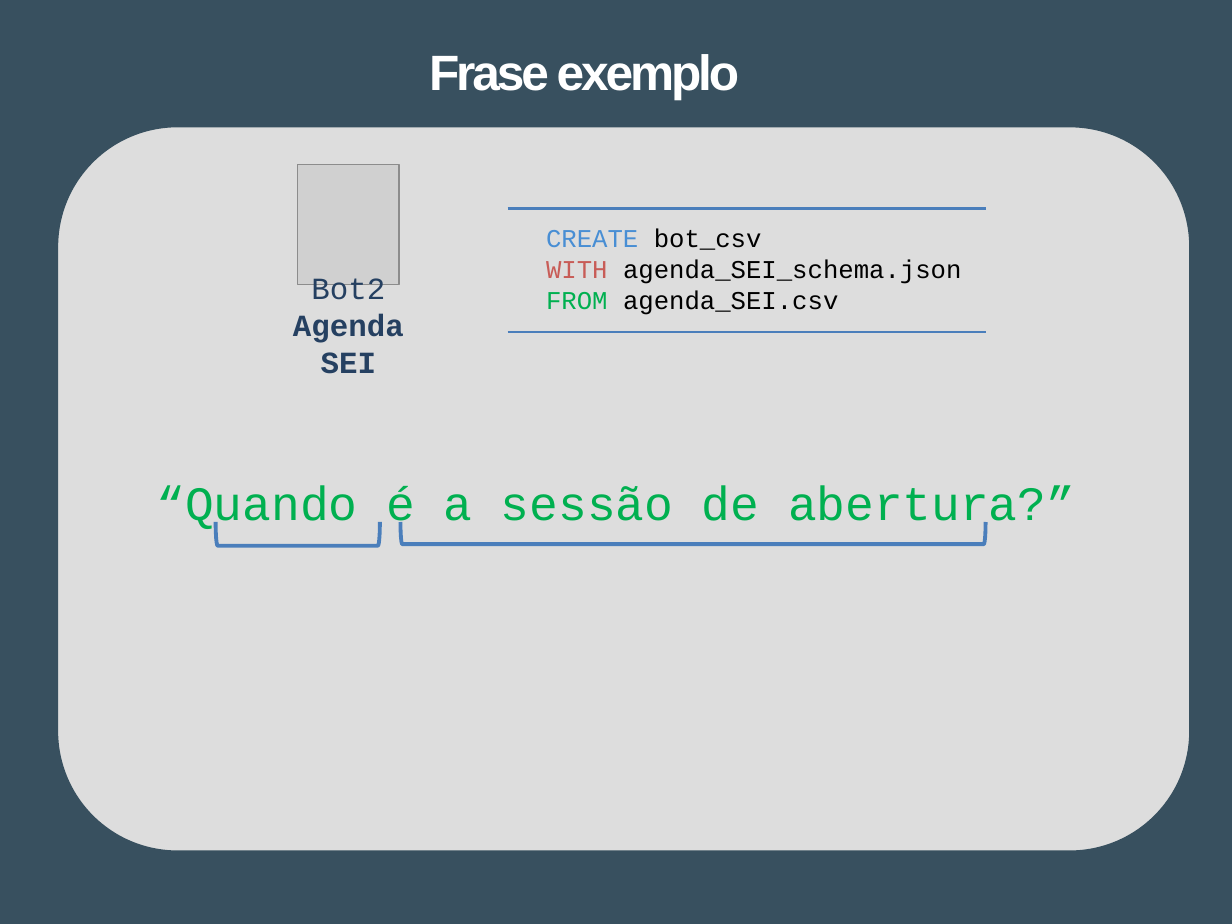
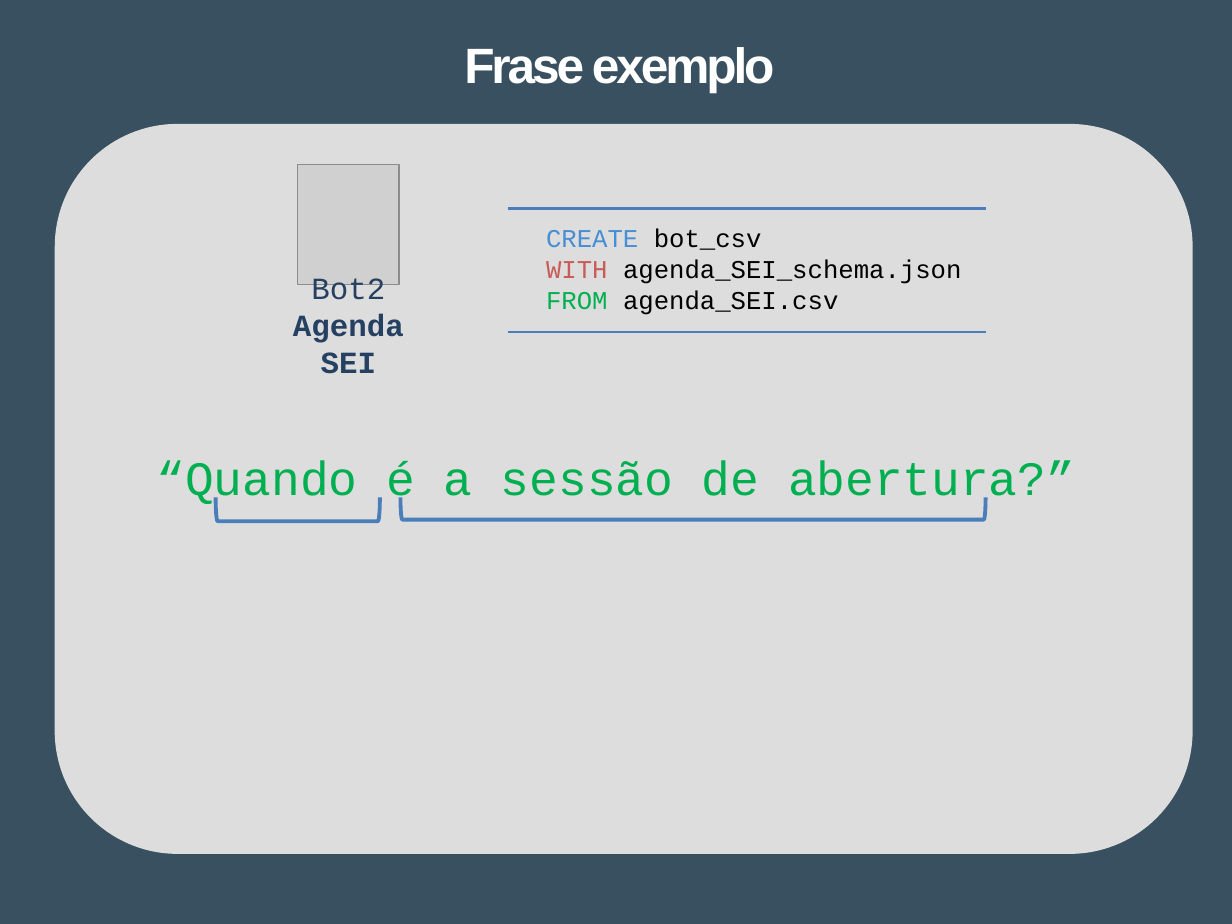
Before and after one commit to Tibblue/PLC, a slide deck: slide 9 of LEI/apresentações/checkpoint2/apresLEI_grupo47.pptx. Drawn at 1232x924 pixels with LibreOffice and Linux fonts; fonts in the diff are those of the drawing; grey boxes stand for pictures. Boxes give left, top, right and bottom in pixels: in the first picture for what was removed or moved away, otherwise in the second. Text is boxed around its words. In the diff, an @@ line names an element or a change of style, - is before the commit and + after.

```diff
--- a/LEI/apresentações/checkpoint2/apresLEI_grupo47.pptx
+++ b/LEI/apresentações/checkpoint2/apresLEI_grupo47.pptx
@@ title "Frase exemplo" moved from (x1=429, y1=54, x2=740, y2=100) to (x1=464, y1=47, x2=775, y2=92) @@
@@ rounded rectangle at (x1=57, y1=126, x2=1191, y2=853): outline #38505F 2 pt to #DDDDDD 2 pt @@
@@ 2 right brackets, 1 text moved together from (x1=157, y1=486, x2=1075, y2=546) to (x1=157, y1=461, x2=1075, y2=521) @@
```
Also in this commit, not shown: 15 other slides changed, 2 slides removed.
